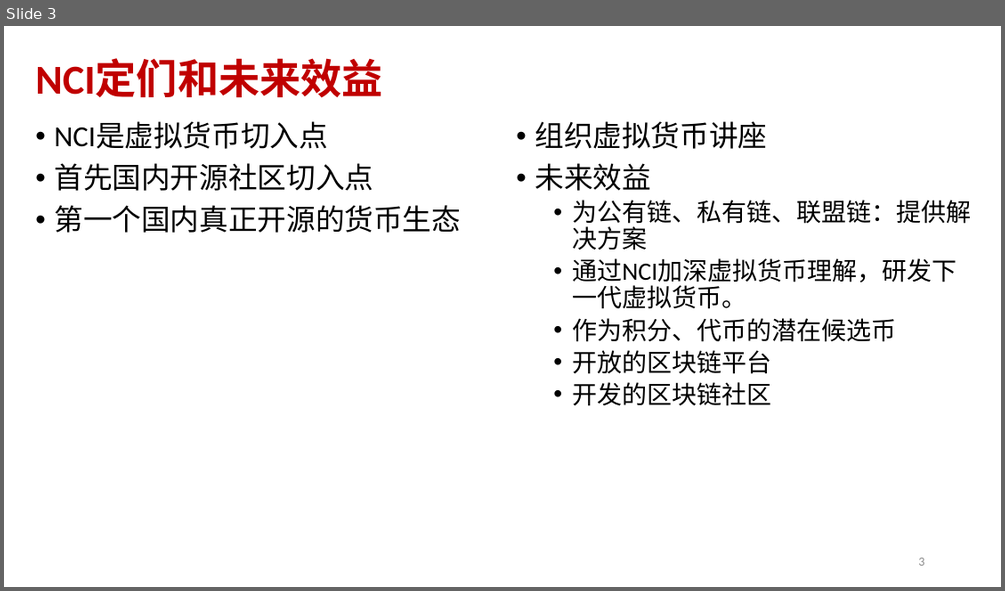
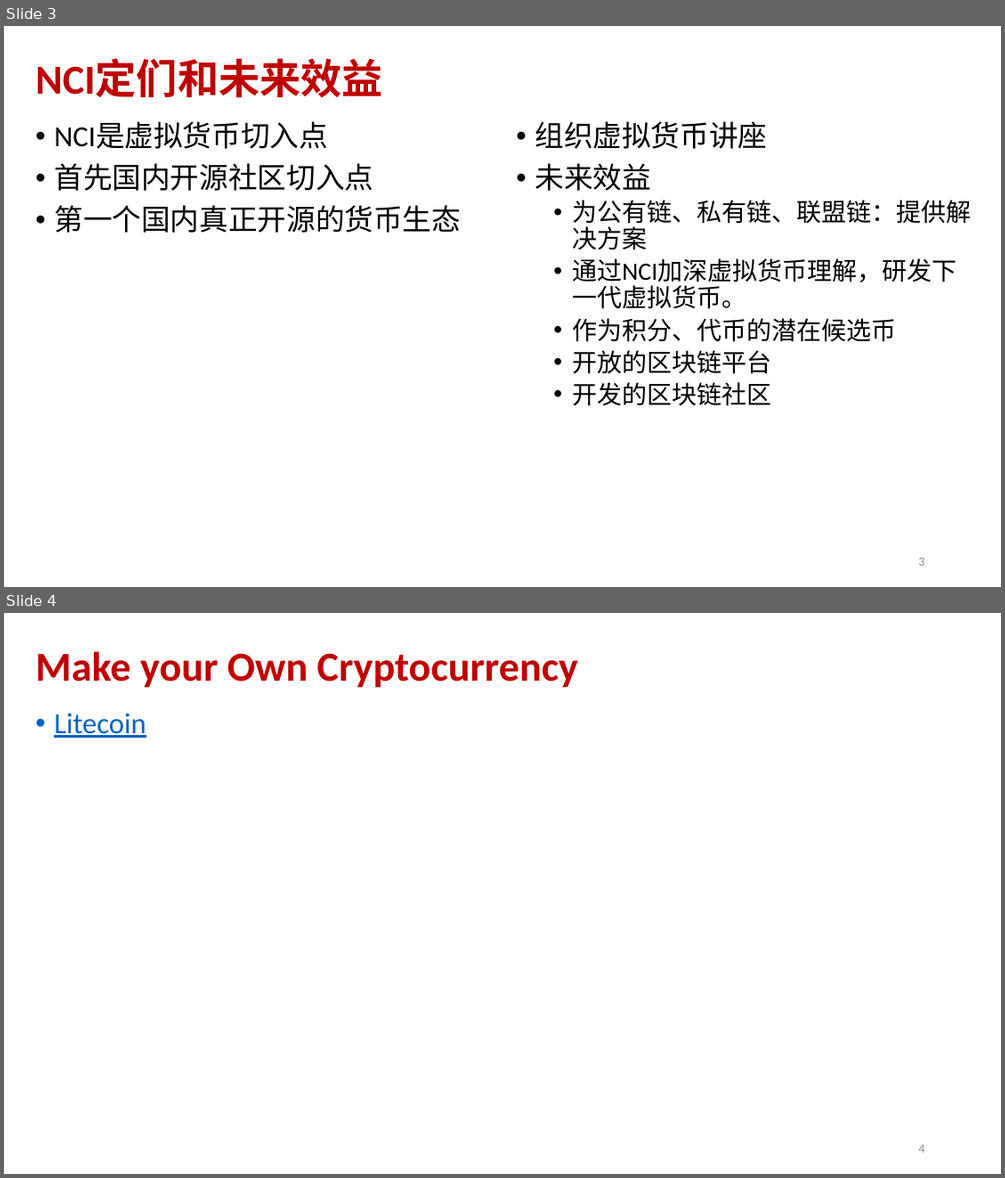
Before and after one commit to andyplusplus/newCoin, a slide deck: newCoinInitiative.pptx. Shown one above the other, each under a label of ours: slide 3 before the commit, slides 3 and 4 after it. The pictures are 1005x591 and 1005x1178 pixels, drawn with LibreOffice and Linux fonts; fonts in the diff are those of the drawing. Boxes give left, top, right and bottom in pixels: in the first picture for what was removed or moved away, otherwise in the second. Text is boxed around its words. In the diff, an @@ line names an element or a change of style, - is before the commit and + after.

```diff
--- a/newCoinInitiative.pptx
+++ b/newCoinInitiative.pptx
@@ slide 4 added at bbox=[4, 613, 1001, 1174], background #FFFFFF @@
@@ title added at bbox=[35, 651, 578, 688], 39.6 pt, text #C00000, bold @@
+Make your Own Cryptocurrency
@@ text added at bbox=[54, 713, 146, 738], 28 pt, text #0563C1, underline @@
+• Litecoin
@@ page number added at bbox=[918, 1144, 924, 1152], 12 pt, text #8C8C8C @@
+4
```
Also in this commit, not shown: 1 slide changed, 1 other slide added, 1 slide removed, 1 other file.
